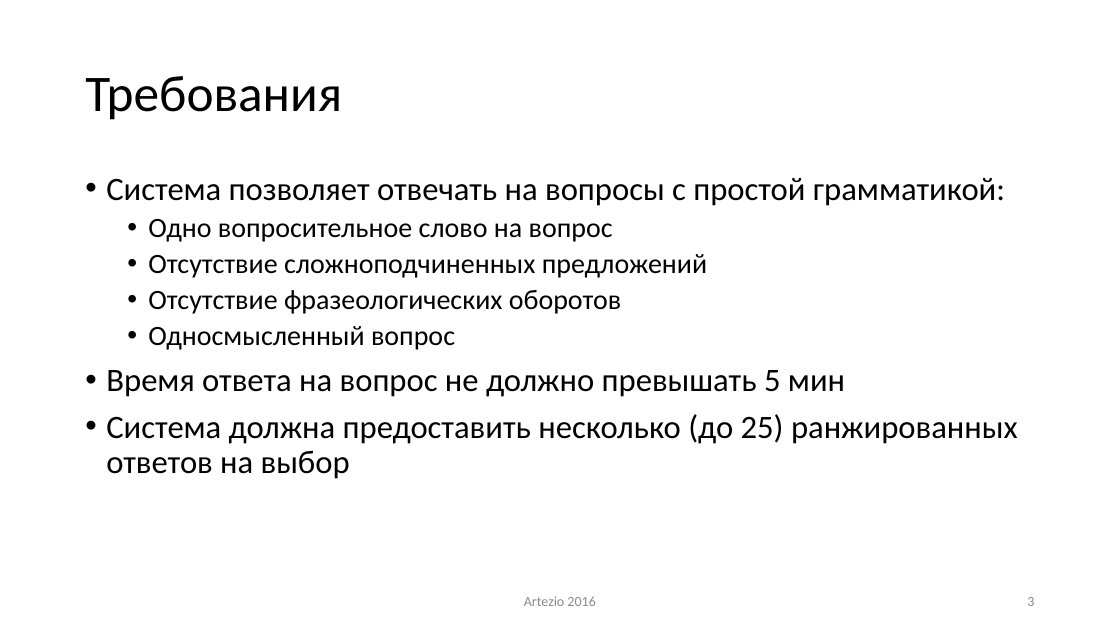
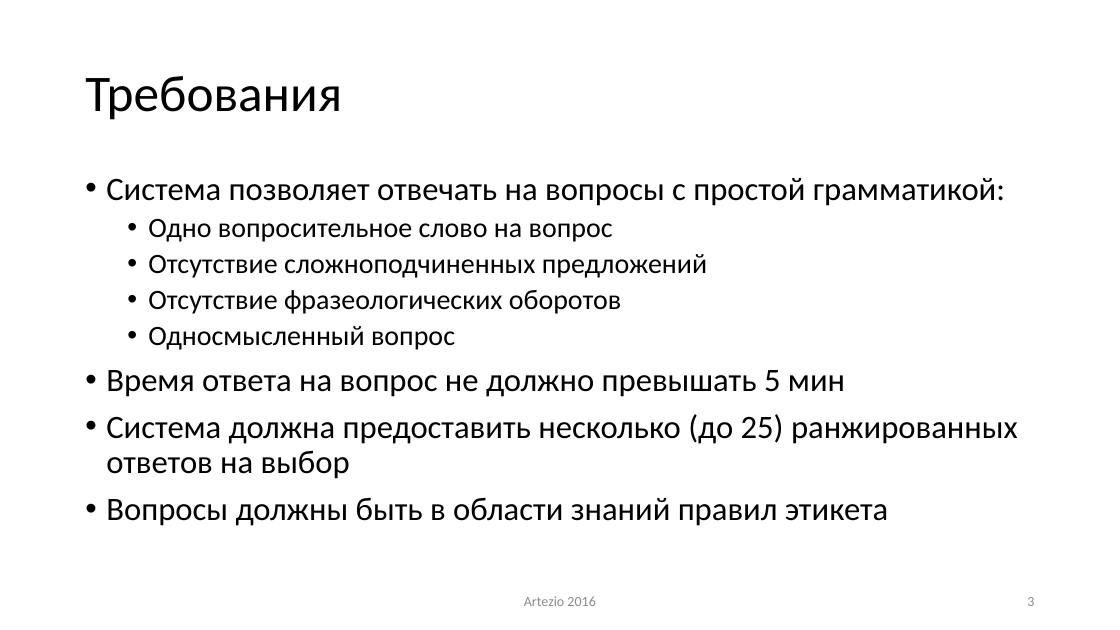
Before and after one commit to ike3/yodaqa, a slide deck: slide 3 of doc/Presentation.pptx. Drawn at 1120x630 pixels with LibreOffice and Linux fonts; fonts in the diff are those of the drawing. Boxes give left, top, right and bottom in pixels: in the first picture for what was removed or moved away, otherwise in the second. Text is boxed around its words. In the diff, an @@ line names an element or a change of style, - is before the commit and + after.

```diff
--- a/doc/Presentation.pptx
+++ b/doc/Presentation.pptx
@@ text at bbox=[106, 497, 889, 526]: paragraph added @@
+• Вопросы должны быть в области знаний правил этикета
```
Also in this commit, not shown: 3 slides added, 3 other files.
